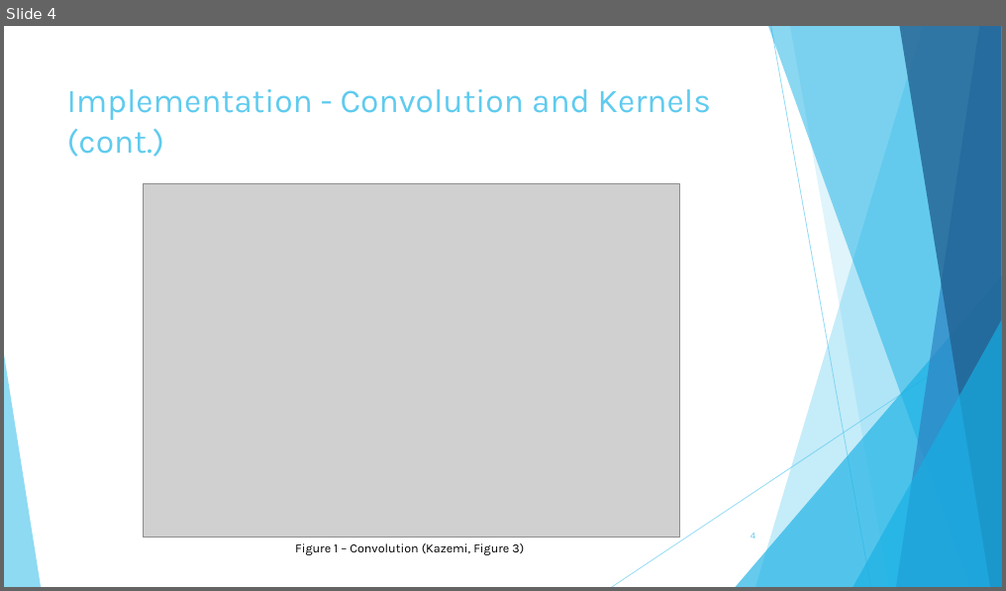
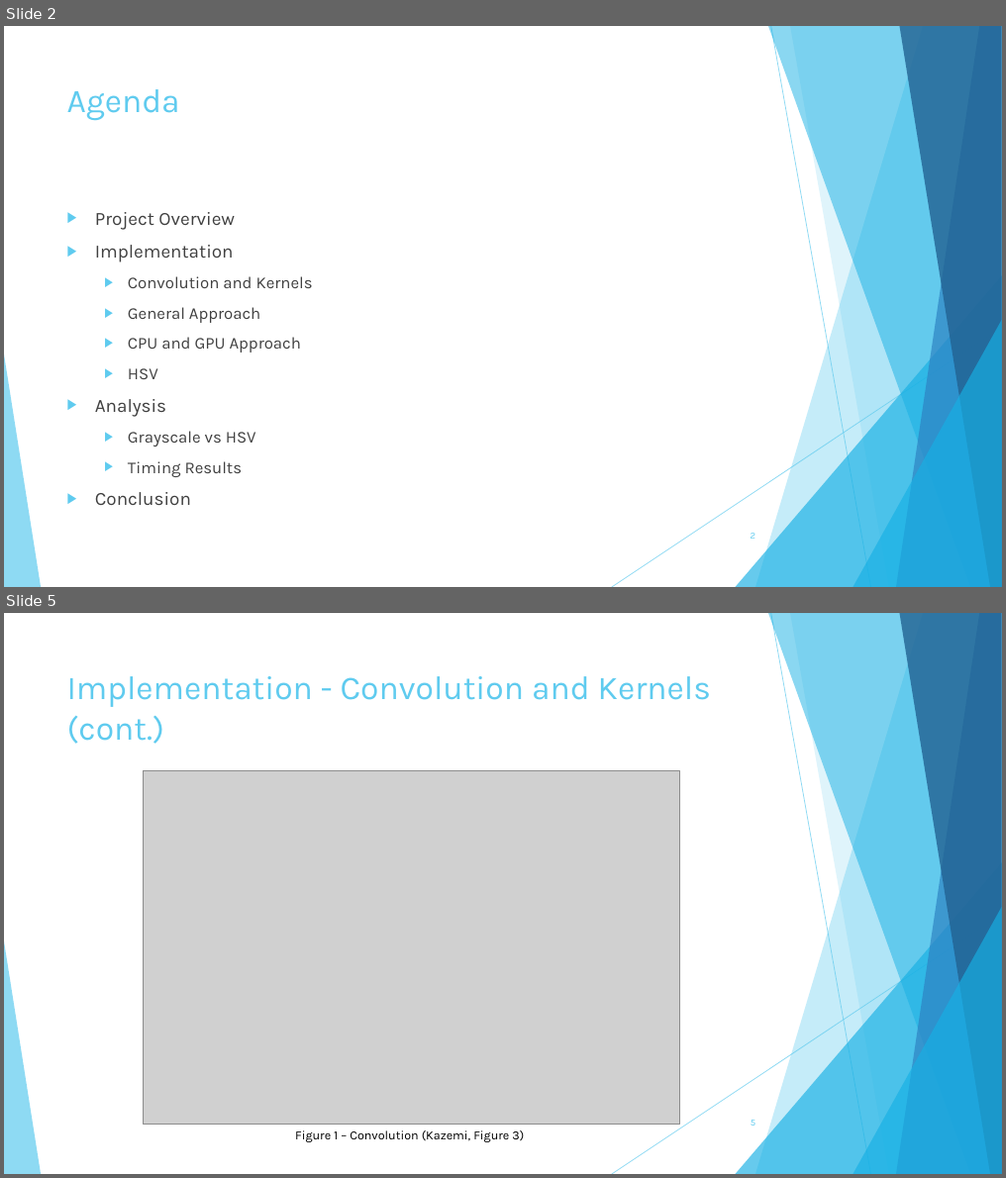
Before and after one commit to miles885/GPU_Course_Project, a slide deck: Course_Project_Edge_Detection_Gapcynski.pptx. Shown one above the other, each under a label of ours: slide 4 before the commit, slides 2 and 5 after it; the slides between them are not shown. The pictures are 1006x591 and 1006x1178 pixels, drawn with LibreOffice and Linux fonts; fonts in the diff are those of the drawing; grey boxes stand for pictures. Boxes give left, top, right and bottom in pixels: in the first picture for what was removed or moved away, otherwise in the second. Text is boxed around its words. In the diff, an @@ line names an element or a change of style, - is before the commit and + after.

```diff
--- a/Course_Project_Edge_Detection_Gapcynski.pptx
+++ b/Course_Project_Edge_Detection_Gapcynski.pptx
@@ slide 2 added at <box>4,26,1002,587</box>, background #FFFFFF; not listed: 10 template elements that a slide beside it also shows @@
@@ title added at <box>67,89,180,120</box>, 32 pt, text #5FCBEF @@
+Agenda
@@ text added at <box>95,212,313,505</box>, 16 pt, text #404040 @@
+▶ Project Overview
+▶ Implementation
+  ▶ Convolution and Kernels
+  ▶ General Approach
+  ▶ CPU and GPU Approach
+  ▶ HSV
+▶ Analysis
+  ▶ Grayscale vs HSV
+  ▶ Timing Results
+▶ Conclusion
@@ page number added at <box>750,533,755,539</box>, 9 pt, text #5FCBEF @@
+2
@@ what was slide 4 is now slide 5 @@
@@ page number at <box>750,1120,755,1126</box>: text changed @@
-4
+5
```
Also in this commit, not shown: 7 slides changed, 1 other file.
